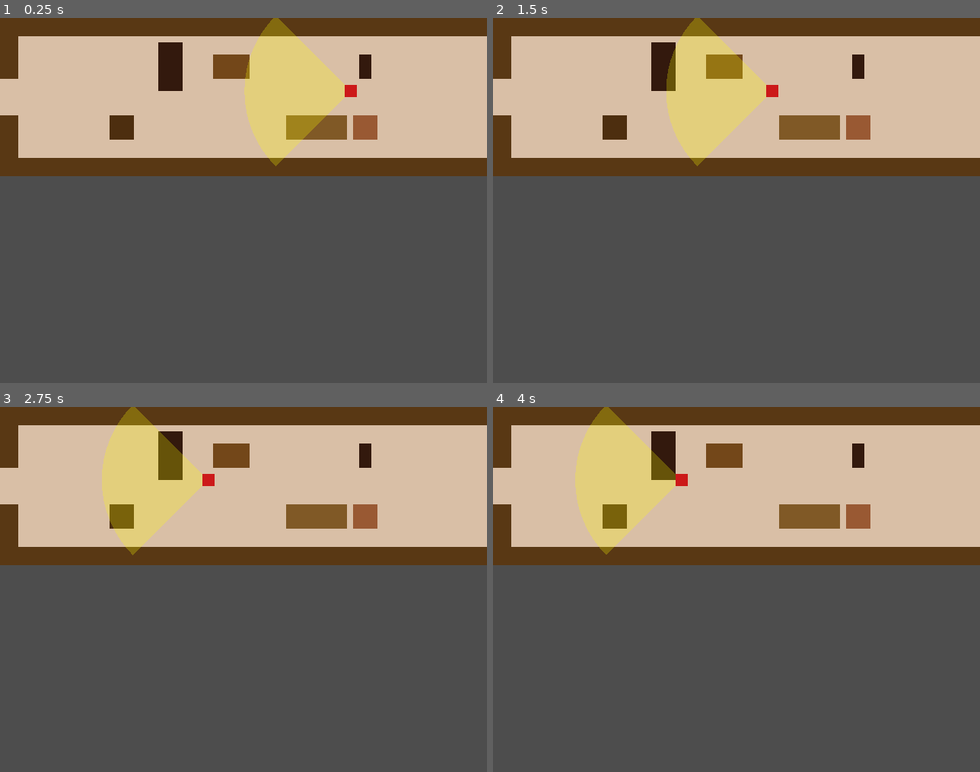
Above: before the commit, frames 1-4 (two rows, left to right).
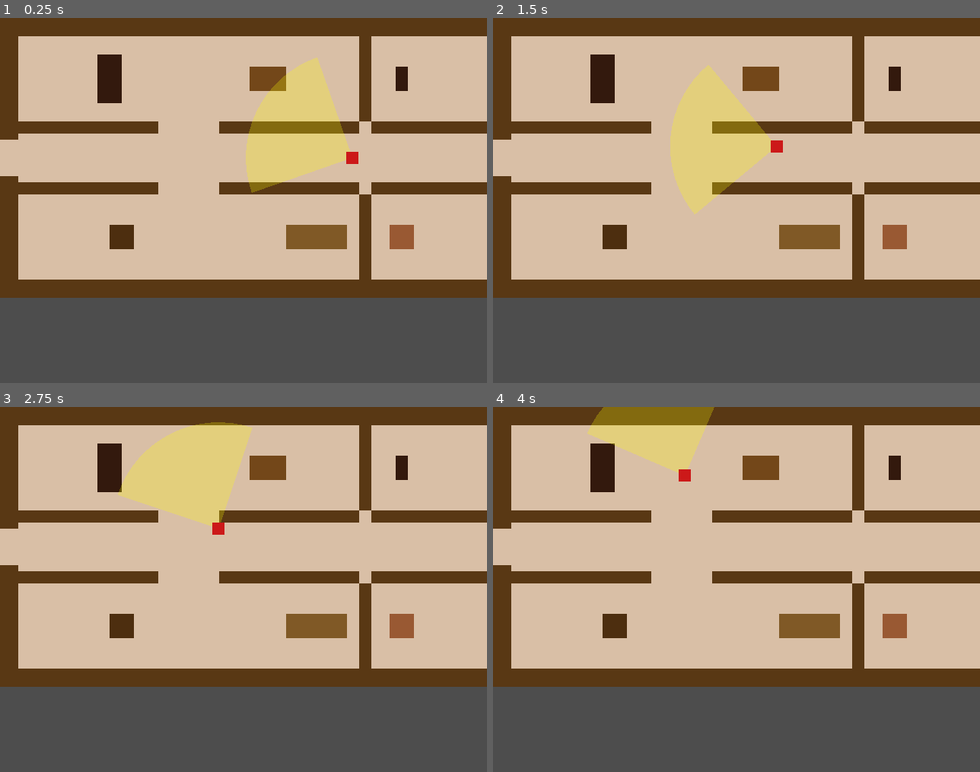
Above: after the commit, the same moments.

Repository: ollyfg/duddy-quest
Game: Godot game, scene res://scenes/l1_hallway.tscn
Same seed, same stepped clock (60 frames per second), same inputs: the game is played once before the commit and once after it. This scene is started directly instead of the project's main scene.
Inputs (mouse positions are in pixels of both pictures, inside the frame that each line leads up to):
- Up to frame 1 (0.25 s): no input
- Up to frame 2 (1.5 s): tap Enter at 0.5 s; move the mouse to (843, 182) at 0.52 s; hold D (move_right) 0.53-1.25 s; tap E (interact) at 0.6 s; click (843, 182) at 0.67 s; drag from (639, 218) to (507, 98) at 1.27 s
- Up to frame 3 (2.75 s): move the mouse to (292, 509) at 2.02 s; hold D (move_right) from 2.03 s (still down); tap V (ranged_attack) at 2.1 s; click (292, 509) at 2.17 s
- Up to frame 4 (4 s): release D (move_right) at 2.75 s; drag from (712, 662) to (702, 480) at 2.77 s; move the mouse to (882, 644) at 3.52 s; hold A (move_left) from 3.53 s (still down); tap Alt at 3.6 s; click (882, 644) at 3.67 s

The runs differ from the first frame. In frame 1, 48% of the frame differs, in the area x 0-100%, y 0-77%; in frame 2, 48%; in frame 3, 50%; in frame 4, 50%.

Commit message:
Add sub-rooms to Petunia hallway with patrol, fix dev_tools state/spawn
Co-authored-by: ollyfg <8495389+ollyfg@users.noreply.github.com>

Diff:
--- a/data/level_1.json
+++ b/data/level_1.json
@@ -38,7 +38,7 @@
 				"room": "l1_hallway",
 				"entry": [
 					64.0,
-					104.0
+					184.0
 				]
 			},
 			"north": {
@@ -79,7 +79,7 @@
 				"room": "l1_hallway",
 				"entry": [
 					896.0,
-					104.0
+					184.0
 				]
 			},
 			"east": {
--- a/scenes/l1_hallway.tscn
+++ b/scenes/l1_hallway.tscn
@@ -7,11 +7,17 @@
 size = Vector2(960, 24)
 
 [sub_resource type="RectangleShape2D" id="Sh_vwall_seg"]
-size = Vector2(24, 80)
+size = Vector2(24, 136)
 
 [sub_resource type="RectangleShape2D" id="Sh_exit"]
 size = Vector2(12, 48)
 
+[sub_resource type="RectangleShape2D" id="Sh_inner_hwall"]
+size = Vector2(184, 16)
+
+[sub_resource type="RectangleShape2D" id="Sh_vert_div"]
+size = Vector2(16, 112)
+
 [sub_resource type="RectangleShape2D" id="Sh_coatrack"]
 size = Vector2(32, 64)
 
@@ -32,13 +38,13 @@
 
 [node name="Room" type="Node2D"]
 script = ExtResource("1_room")
-room_size = Vector2(960, 208)
+room_size = Vector2(960, 368)
 
 [node name="Floor" type="ColorRect" parent="."]
 offset_left = 0.0
 offset_top = 0.0
 offset_right = 960.0
-offset_bottom = 208.0
+offset_bottom = 368.0
 color = Color(0.85, 0.75, 0.65, 1)
 mouse_filter = 2
 
@@ -57,7 +63,7 @@
 shape = SubResource("Sh_hwall")
 
 [node name="BottomWall" type="StaticBody2D" parent="."]
-position = Vector2(480, 196)
+position = Vector2(480, 356)
 
 [node name="Sprite" type="ColorRect" parent="BottomWall"]
 offset_left = -480.0
@@ -71,13 +77,13 @@
 shape = SubResource("Sh_hwall")
 
 [node name="LeftWallTop" type="StaticBody2D" parent="."]
-position = Vector2(12, 40)
+position = Vector2(12, 92)
 
 [node name="Sprite" type="ColorRect" parent="LeftWallTop"]
 offset_left = -12.0
-offset_top = -40.0
+offset_top = -68.0
 offset_right = 12.0
-offset_bottom = 40.0
+offset_bottom = 68.0
 color = Color(0.35, 0.22, 0.08, 1)
 mouse_filter = 2
 
@@ -85,13 +91,13 @@
 shape = SubResource("Sh_vwall_seg")
 
 [node name="LeftWallBottom" type="StaticBody2D" parent="."]
-position = Vector2(12, 168)
+position = Vector2(12, 276)
 
 [node name="Sprite" type="ColorRect" parent="LeftWallBottom"]
 offset_left = -12.0
-offset_top = -40.0
+offset_top = -68.0
 offset_right = 12.0
-offset_bottom = 40.0
+offset_bottom = 68.0
 color = Color(0.35, 0.22, 0.08, 1)
 mouse_filter = 2
 
@@ -99,20 +105,20 @@
 shape = SubResource("Sh_vwall_seg")
 
 [node name="ExitWest" type="Area2D" parent="."]
-position = Vector2(18, 104)
+position = Vector2(18, 184)
 collision_mask = 2
 
 [node name="CollisionShape2D" type="CollisionShape2D" parent="ExitWest"]
 shape = SubResource("Sh_exit")
 
 [node name="RightWallTop" type="StaticBody2D" parent="."]
-position = Vector2(948, 40)
+position = Vector2(948, 92)
 
 [node name="Sprite" type="ColorRect" parent="RightWallTop"]
 offset_left = -12.0
-offset_top = -40.0
+offset_top = -68.0
 offset_right = 12.0
-offset_bottom = 40.0
+offset_bottom = 68.0
 color = Color(0.35, 0.22, 0.08, 1)
 mouse_filter = 2
 
@@ -120,13 +126,13 @@
 shape = SubResource("Sh_vwall_seg")
 
 [node name="RightWallBottom" type="StaticBody2D" parent="."]
-position = Vector2(948, 168)
+position = Vector2(948, 276)
 
 [node name="Sprite" type="ColorRect" parent="RightWallBottom"]
 offset_left = -12.0
-offset_top = -40.0
+offset_top = -68.0
 offset_right = 12.0
-offset_bottom = 40.0
+offset_bottom = 68.0
 color = Color(0.35, 0.22, 0.08, 1)
 mouse_filter = 2
 
@@ -134,14 +140,154 @@
 shape = SubResource("Sh_vwall_seg")
 
 [node name="ExitEast" type="Area2D" parent="."]
-position = Vector2(942, 104)
+position = Vector2(942, 184)
 collision_mask = 2
 
 [node name="CollisionShape2D" type="CollisionShape2D" parent="ExitEast"]
 shape = SubResource("Sh_exit")
 
+[node name="NorthWallLeft" type="StaticBody2D" parent="."]
+position = Vector2(116, 144)
+
+[node name="Sprite" type="ColorRect" parent="NorthWallLeft"]
+offset_left = -92.0
+offset_top = -8.0
+offset_right = 92.0
+offset_bottom = 8.0
+color = Color(0.35, 0.22, 0.08, 1)
+mouse_filter = 2
+
+[node name="CollisionShape2D" type="CollisionShape2D" parent="NorthWallLeft"]
+shape = SubResource("Sh_inner_hwall")
+
+[node name="NorthWallMidLeft" type="StaticBody2D" parent="."]
+position = Vector2(380, 144)
+
+[node name="Sprite" type="ColorRect" parent="NorthWallMidLeft"]
+offset_left = -92.0
+offset_top = -8.0
+offset_right = 92.0
+offset_bottom = 8.0
+color = Color(0.35, 0.22, 0.08, 1)
+mouse_filter = 2
+
+[node name="CollisionShape2D" type="CollisionShape2D" parent="NorthWallMidLeft"]
+shape = SubResource("Sh_inner_hwall")
+
+[node name="NorthWallDiv" type="StaticBody2D" parent="."]
+position = Vector2(480, 80)
+
+[node name="Sprite" type="ColorRect" parent="NorthWallDiv"]
+offset_left = -8.0
+offset_top = -56.0
+offset_right = 8.0
+offset_bottom = 56.0
+color = Color(0.35, 0.22, 0.08, 1)
+mouse_filter = 2
+
+[node name="CollisionShape2D" type="CollisionShape2D" parent="NorthWallDiv"]
+shape = SubResource("Sh_vert_div")
+
+[node name="NorthWallMidRight" type="StaticBody2D" parent="."]
+position = Vector2(580, 144)
+
+[node name="Sprite" type="ColorRect" parent="NorthWallMidRight"]
+offset_left = -92.0
+offset_top = -8.0
+offset_right = 92.0
+offset_bottom = 8.0
+color = Color(0.35, 0.22, 0.08, 1)
+mouse_filter = 2
+
+[node name="CollisionShape2D" type="CollisionShape2D" parent="NorthWallMidRight"]
+shape = SubResource("Sh_inner_hwall")
+
+[node name="NorthWallRight" type="StaticBody2D" parent="."]
+position = Vector2(844, 144)
+
+[node name="Sprite" type="ColorRect" parent="NorthWallRight"]
+offset_left = -92.0
+offset_top = -8.0
+offset_right = 92.0
+offset_bottom = 8.0
+color = Color(0.35, 0.22, 0.08, 1)
+mouse_filter = 2
+
+[node name="CollisionShape2D" type="CollisionShape2D" parent="NorthWallRight"]
+shape = SubResource("Sh_inner_hwall")
+
+[node name="SouthWallLeft" type="StaticBody2D" parent="."]
+position = Vector2(116, 224)
+
+[node name="Sprite" type="ColorRect" parent="SouthWallLeft"]
+offset_left = -92.0
+offset_top = -8.0
+offset_right = 92.0
+offset_bottom = 8.0
+color = Color(0.35, 0.22, 0.08, 1)
+mouse_filter = 2
+
+[node name="CollisionShape2D" type="CollisionShape2D" parent="SouthWallLeft"]
+shape = SubResource("Sh_inner_hwall")
+
+[node name="SouthWallMidLeft" type="StaticBody2D" parent="."]
+position = Vector2(380, 224)
+
+[node name="Sprite" type="ColorRect" parent="SouthWallMidLeft"]
+offset_left = -92.0
+offset_top = -8.0
+offset_right = 92.0
+offset_bottom = 8.0
+color = Color(0.35, 0.22, 0.08, 1)
+mouse_filter = 2
+
+[node name="CollisionShape2D" type="CollisionShape2D" parent="SouthWallMidLeft"]
+shape = SubResource("Sh_inner_hwall")
+
+[node name="SouthWallDiv" type="StaticBody2D" parent="."]
+position = Vector2(480, 288)
+
+[node name="Sprite" type="ColorRect" parent="SouthWallDiv"]
+offset_left = -8.0
+offset_top = -56.0
+offset_right = 8.0
+offset_bottom = 56.0
+color = Color(0.35, 0.22, 0.08, 1)
+mouse_filter = 2
+
+[node name="CollisionShape2D" type="CollisionShape2D" parent="SouthWallDiv"]
+shape = SubResource("Sh_vert_div")
+
+[node name="SouthWallMidRight" type="StaticBody2D" parent="."]
+position = Vector2(580, 224)
+
+[node name="Sprite" type="ColorRect" parent="SouthWallMidRight"]
+offset_left = -92.0
+offset_top = -8.0
+offset_right = 92.0
+offset_bottom = 8.0
+color = Color(0.35, 0.22, 0.08, 1)
+mouse_filter = 2
+
+[node name="CollisionShape2D" type="CollisionShape2D" parent="SouthWallMidRight"]
+shape = SubResource("Sh_inner_hwall")
+
+[node name="SouthWallRight" type="StaticBody2D" parent="."]
+position = Vector2(844, 224)
+
+[node name="Sprite" type="ColorRect" parent="SouthWallRight"]
+offset_left = -92.0
+offset_top = -8.0
+offset_right = 92.0
+offset_bottom = 8.0
+color = Color(0.35, 0.22, 0.08, 1)
+mouse_filter = 2
+
+[node name="CollisionShape2D" type="CollisionShape2D" parent="SouthWallRight"]
+shape = SubResource("Sh_inner_hwall")
+
 [node name="CoatRack" type="StaticBody2D" parent="."]
-position = Vector2(224, 64)
+position = Vector2(144, 80)
 
 [node name="Sprite" type="ColorRect" parent="CoatRack"]
 offset_left = -16.0
@@ -154,8 +300,36 @@
 [node name="CollisionShape2D" type="CollisionShape2D" parent="CoatRack"]
 shape = SubResource("Sh_coatrack")
 
+[node name="HallwayTable" type="StaticBody2D" parent="."]
+position = Vector2(352, 80)
+
+[node name="Sprite" type="ColorRect" parent="HallwayTable"]
+offset_left = -24.0
+offset_top = -16.0
+offset_right = 24.0
+offset_bottom = 16.0
+color = Color(0.45, 0.28, 0.1, 1)
+mouse_filter = 2
+
+[node name="CollisionShape2D" type="CollisionShape2D" parent="HallwayTable"]
+shape = SubResource("Sh_halltable")
+
+[node name="UmbrellaStand" type="StaticBody2D" parent="."]
+position = Vector2(528, 80)
+
+[node name="Sprite" type="ColorRect" parent="UmbrellaStand"]
+offset_left = -8.0
+offset_top = -16.0
+offset_right = 8.0
+offset_bottom = 16.0
+color = Color(0.2, 0.1, 0.05, 1)
+mouse_filter = 2
+
+[node name="CollisionShape2D" type="CollisionShape2D" parent="UmbrellaStand"]
+shape = SubResource("Sh_umbrella")
+
 [node name="LinenChest" type="StaticBody2D" parent="."]
-position = Vector2(416, 144)
+position = Vector2(416, 288)
 
 [node name="Sprite" type="ColorRect" parent="LinenChest"]
 offset_left = -40.0
@@ -168,22 +342,8 @@
 [node name="CollisionShape2D" type="CollisionShape2D" parent="LinenChest"]
 shape = SubResource("Sh_linenchest")
 
-[node name="HallwayTable" type="StaticBody2D" parent="."]
-position = Vector2(304, 64)
-
-[node name="Sprite" type="ColorRect" parent="HallwayTable"]
-offset_left = -24.0
-offset_top = -16.0
-offset_right = 24.0
-offset_bottom = 16.0
-color = Color(0.45, 0.28, 0.1, 1)
-mouse_filter = 2
-
-[node name="CollisionShape2D" type="CollisionShape2D" parent="HallwayTable"]
-shape = SubResource("Sh_halltable")
-
 [node name="ShoeRack" type="StaticBody2D" parent="."]
-position = Vector2(160, 144)
+position = Vector2(160, 288)
 
 [node name="Sprite" type="ColorRect" parent="ShoeRack"]
 offset_left = -16.0
@@ -196,22 +356,8 @@
 [node name="CollisionShape2D" type="CollisionShape2D" parent="ShoeRack"]
 shape = SubResource("Sh_shoerack")
 
-[node name="UmbrellaStand" type="StaticBody2D" parent="."]
-position = Vector2(480, 64)
-
-[node name="Sprite" type="ColorRect" parent="UmbrellaStand"]
-offset_left = -8.0
-offset_top = -16.0
-offset_right = 8.0
-offset_bottom = 16.0
-color = Color(0.2, 0.1, 0.05, 1)
-mouse_filter = 2
-
-[node name="CollisionShape2D" type="CollisionShape2D" parent="UmbrellaStand"]
-shape = SubResource("Sh_umbrella")
-
 [node name="LargeVase" type="StaticBody2D" parent="."]
-position = Vector2(480, 144)
+position = Vector2(528, 288)
 
 [node name="Sprite" type="ColorRect" parent="LargeVase"]
 offset_left = -16.0
@@ -227,7 +373,7 @@
 [node name="NPCs" type="Node2D" parent="."]
 
 [node name="PetuniaHoover" parent="NPCs" instance=ExtResource("2_npc")]
-position = Vector2(480.0, 96.0)
+position = Vector2(480.0, 192.0)
 cinematic_kick_back = true
 is_hostile = true
 movement_mode = 5
@@ -238,5 +384,5 @@
 use_cone_detection = true
 detection_range = 140.0
 patrol_pause_duration = 1.5
-patrol_points = Array[Vector2]([Vector2(80.0, 96.0), Vector2(880.0, 96.0)])
+patrol_points = Array[Vector2]([Vector2(248.0, 80.0), Vector2(712.0, 80.0), Vector2(712.0, 288.0), Vector2(248.0, 288.0)])
 npc_name = "Petunia"
--- a/scripts/dev_tools.gd
+++ b/scripts/dev_tools.gd
@@ -133,13 +133,14 @@
 		state["player"] = null
 
 	var main := get_tree().get_root().get_node_or_null("Main")
-	if main != null and "current_room_name" in main:
-		state["room"] = main.current_room_name
+	var rm = main.room_manager if main != null and "room_manager" in main else null
+	if rm != null and "current_room_name" in rm and rm.current_room_name != "":
+		state["room"] = rm.current_room_name
 		state["level"] = main.current_level_name if "current_level_name" in main else null
 		var db = main.get_node_or_null("HUD/DialogBox")
 		state["dialog_active"] = db != null and db.is_active()
-		if main.current_room != null:
-			var npcs_node = main.current_room.get_node_or_null("NPCs")
+		if rm.current_room != null:
+			var npcs_node = rm.current_room.get_node_or_null("NPCs")
 			if npcs_node:
 				var npc_positions = []
 				for npc in npcs_node.get_children():
@@ -171,7 +172,8 @@
 	var p := players[0]
 
 	if room_name != "":
-		if "_room_loading" in main and main._room_loading:
+		var rm = main.room_manager if "room_manager" in main else null
+		if rm != null and rm.is_loading():
 			_write_result({"error": "Room transition already in progress"})
 			return
 		var level_rooms: Dictionary = main.LEVELS[main.current_level_name]["rooms"]
@@ -179,8 +181,8 @@
 			_write_result({"error": "Room '%s' not found in level '%s'" % [room_name, main.current_level_name]})
 			return
 		var pos := Vector2(x, y) if (has_x and has_y) else Vector2(320.0, 240.0)
-		# _load_room sets player.global_position and calls cancel_movement() internally.
-		await main._load_room(room_name, pos)
+		# load_room sets player.global_position and calls cancel_movement() internally.
+		await main.room_manager.load_room(room_name, pos)
 	elif has_x and has_y:
 		p.global_position = Vector2(x, y)
 		p.cancel_movement()
@@ -189,8 +191,9 @@
 		return
 
 	var result: Dictionary = {"ok": true}
-	if "current_room_name" in main:
-		result["room"] = main.current_room_name
+	var rm2 = main.room_manager if "room_manager" in main else null
+	if rm2 != null and "current_room_name" in rm2:
+		result["room"] = rm2.current_room_name
 	result["x"] = snappedf(p.global_position.x, 0.01)
 	result["y"] = snappedf(p.global_position.y, 0.01)
 	_write_result(result)
--- a/scripts/game_state.gd
+++ b/scripts/game_state.gd
@@ -3,7 +3,7 @@
 ## Persists data that needs to survive scene changes (e.g. selected level).
 
 ## Current game version. Bump this on every new deploy.
-const VERSION: String = "0.25.0"
+const VERSION: String = "0.26.0"
 
 var selected_level: String = "level_1"
 var completed_levels: Array[String] = []
--- a/scripts/npc.gd
+++ b/scripts/npc.gd
@@ -511,7 +511,7 @@
 		_patrol_pause_timer = patrol_pause_duration
 		velocity = Vector2.ZERO
 	else:
-		velocity = (target - global_position).normalized() * move_speed
+		velocity = _navigate_toward(target) * move_speed
 
 
 ## Called externally (e.g. after a cinematic kick-back) to make this NPC
Not shown: 1 places in scenes/l1_hallway.tscn that only renumber resources
